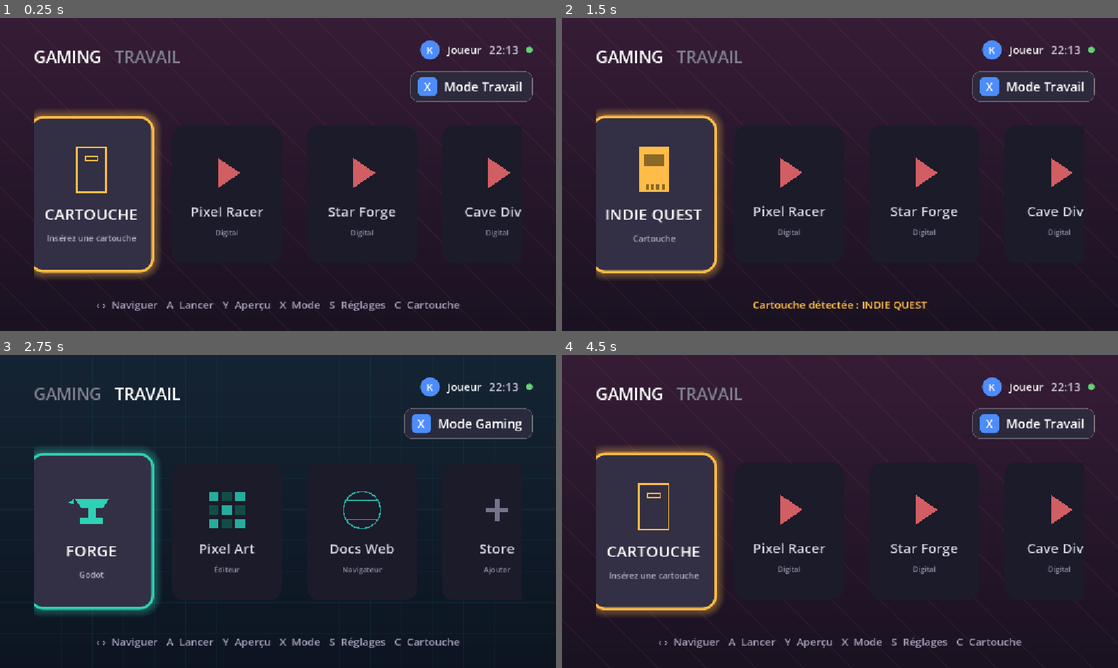
Above: before the commit, frames 1-4 (two rows, left to right).
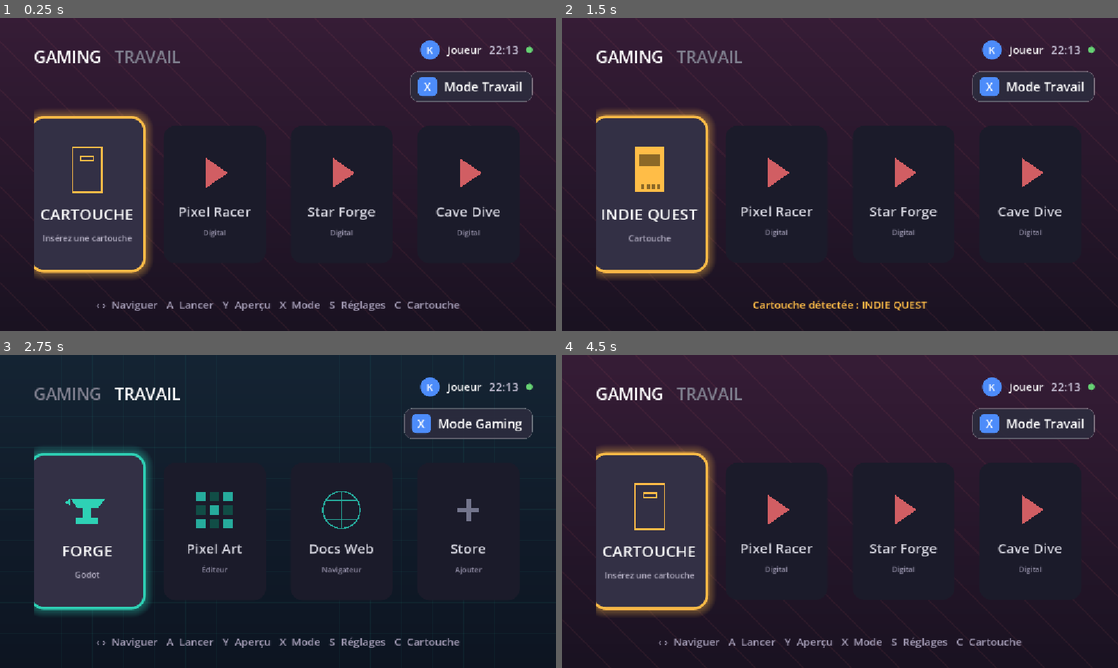
Above: after the commit, the same moments.

Repository: kilian-quittard/gaming-console-os
Game: Godot game, scene res://scenes/Main.tscn
Same seed, same stepped clock (60 frames per second), same inputs: the game is played once before the commit and once after it.
Inputs:
- Up to frame 1 (0.25 s): no input
- Up to frame 2 (1.5 s): tap Enter (ui_accept) at 0.5, 0.77, 1.25 s; hold Right (ui_right) 0.53-1.28 s; hold Y (preview) 0.53-1.28 s; hold Down (ui_down) from 1.28 s (still down); tap C (toggle_cartridge) at 1.35 s
- Up to frame 3 (2.75 s): tap Enter (ui_accept) at 1.52, 2 s; release Down (ui_down) at 2.03 s; hold Right (ui_right) from 2.03 s (still down); hold X (toggle_mode) from 2.03 s (still down)
- Up to frame 4 (4.5 s): tap Enter (ui_accept) at 2.75, 3.02, 3.5, 3.77, 4.25 s; release Right (ui_right) at 2.78 s; release X (toggle_mode) at 2.78 s; hold Up (ui_up) 2.78-3.53 s; tap Y (preview) at 2.85 s; hold C (toggle_cartridge) 3.53-4.28 s; hold Left (ui_left) from 3.53 s (still down); tap X (toggle_mode) at 4.35 s

The runs differ from the first frame. In frame 1, 4.7% of the frame differs, in the area x 6-94%, y 29-84%; in frame 2, 4.8%; in frame 3, 4.0%; in frame 4, 4.7%.

Commit message:
Front-end: size tiles so exactly 4 fill the row (no partial tiles), scroll by whole tiles
Tile width computed at runtime from the scroll viewport so VISIBLE_TILES (4) fill it edge to edge; extra games scroll in one full tile at a time via ensure_control_visible. Fixes partial/clipped tiles at the left/right edges.

Co-Authored-By: Claude Opus 4.8 <noreply@anthropic.com>

Diff:
--- a/frontend/scripts/Main.gd
+++ b/frontend/scripts/Main.gd
@@ -15,6 +15,8 @@
 const AMBER := Color(1.0, 0.74, 0.28)
 const X_BLUE := Color(0.30, 0.55, 0.98)
 const TILE_SIZE := Vector2(240, 300)
+const VISIBLE_TILES := 4   # how many tiles fill the row at once (rest scroll in)
+const ROW_SEP := 40
 
 # Content per mode. kind drives the icon style. (All placeholders for now.)
 const CONTENT := [
@@ -210,7 +212,7 @@
 	_scroll.vertical_scroll_mode = ScrollContainer.SCROLL_MODE_DISABLED
 	add_child(_scroll)
 	_row = HBoxContainer.new()
-	_row.add_theme_constant_override("separation", 40)
+	_row.add_theme_constant_override("separation", ROW_SEP)
 	# Fill the viewport so the row centers when it fits, scrolls when it overflows.
 	_row.size_flags_horizontal = Control.SIZE_EXPAND_FILL
 	_row.alignment = BoxContainer.ALIGNMENT_CENTER
@@ -417,8 +419,23 @@
 	_selected = 0
 	_status.text = "‹ ›  Naviguer   A  Lancer   Y  Aperçu   X  Mode   S  Réglages   C  Cartouche"
 	_status.modulate = Color(0.65, 0.62, 0.72)
-	await get_tree().process_frame  # let layout settle so scale pivots are right
+	await get_tree().process_frame  # let layout settle so we know the row width
+	_size_tiles_to_fit()
+	await get_tree().process_frame  # let the resize settle before scaling
 	_update_selection(instant)
+
+
+# Size tiles so exactly VISIBLE_TILES fill the row width (no partial tiles at
+# the edges); extra tiles scroll in one full tile at a time.
+func _size_tiles_to_fit() -> void:
+	if _scroll == null or _tiles.is_empty():
+		return
+	var avail := _scroll.size.x
+	var tw := (avail - (VISIBLE_TILES - 1) * ROW_SEP) / float(VISIBLE_TILES)
+	tw = maxf(tw, 160.0)
+	for tile in _tiles:
+		tile.custom_minimum_size.x = tw
+		tile.pivot_offset = Vector2(tw, TILE_SIZE.y) * 0.5
 
 
 func _icon_color(kind: String) -> Color:
